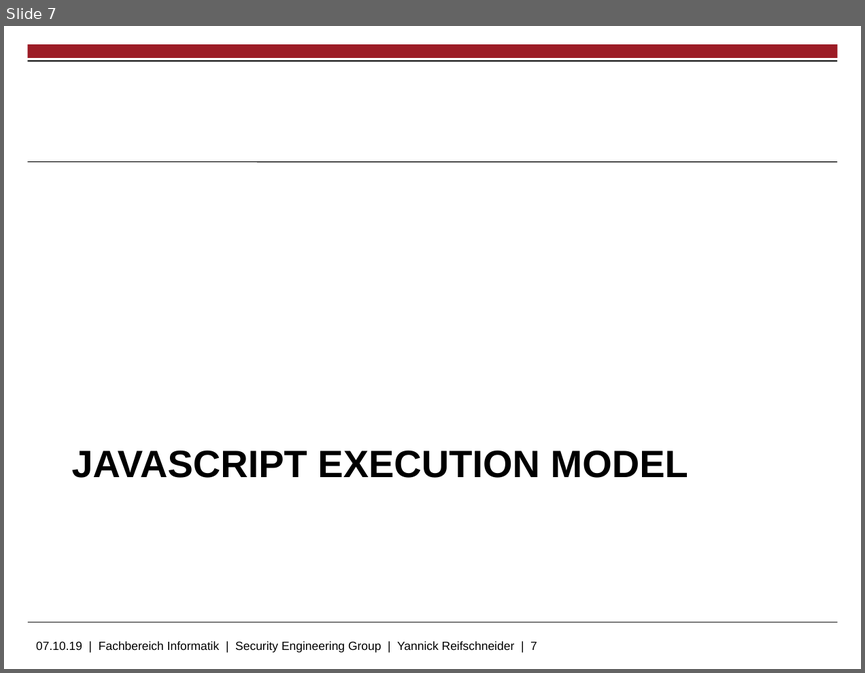
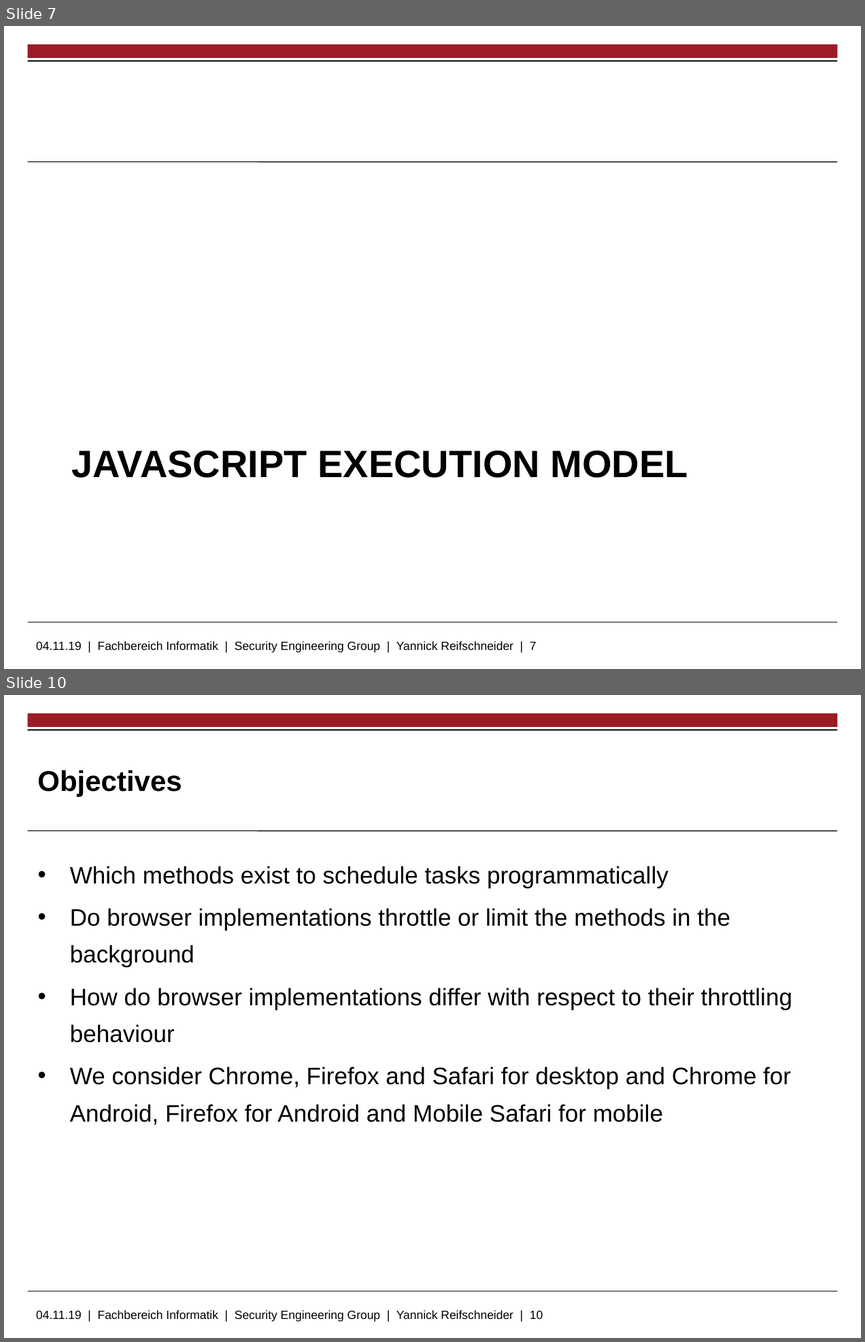
Before and after one commit to skidr0w/background-execution, a slide deck: thesis/slides.pptx. Shown one above the other, each under a label of ours: slide 7 before the commit, slides 7 and 10 after it; the slides between them are not shown. The pictures are 865x673 and 865x1342 pixels, drawn with LibreOffice and Linux fonts; fonts in the diff are those of the drawing; background and template pictures are left out. Boxes give left, top, right and bottom in pixels: in the first picture for what was removed or moved away, otherwise in the second. Text is boxed around its words. In the diff, an @@ line names an element or a change of style, - is before the commit and + after.

```diff
--- a/thesis/slides.pptx
+++ b/thesis/slides.pptx
@@ slide 10 added at [4, 695, 861, 1338], background #FFFFFF; not listed: 5 template elements that a slide beside it also shows @@
@@ title added at [37, 770, 181, 797], 24 pt, text #000000, bold @@
+Objectives
@@ text added at [70, 866, 792, 1125], 20 pt, text #000000 @@
+• Which methods exist to schedule tasks programmatically
+• Do browser implementations throttle or limit the methods in the background
+• How do browser implementations differ with respect to their throttling behaviour
+• We consider Chrome, Firefox and Safari for desktop and Chrome for Android, Firefox for Android and Mobile Safari for mobile
@@ text at [36, 641, 536, 652]: text changed @@
-07.10.19 | Fachbereich Informatik | Security Engineering Group | Yannick Reifschneider | 7
+04.11.19 | Fachbereich Informatik | Security Engineering Group | Yannick Reifschneider | 7
```
Also in this commit, not shown: 2 slides changed, 13 other slides added.
